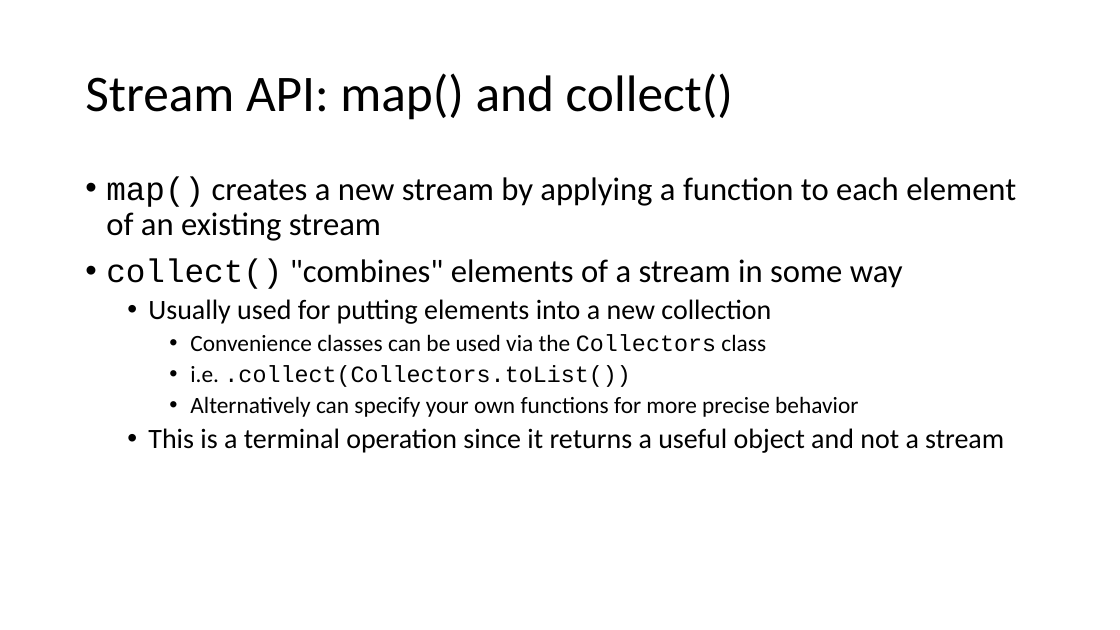
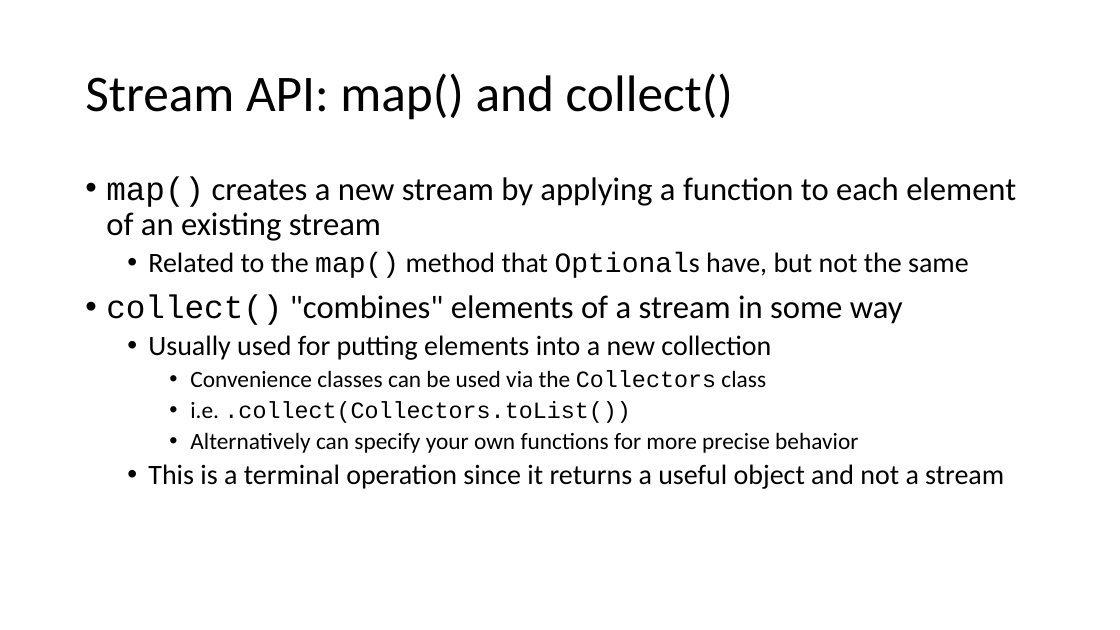
Before and after one commit to jdifebo/java8, a slide deck: slide 34 of presentation.pptx (slide 33 before the commit). Drawn at 1120x630 pixels with LibreOffice and Linux fonts; fonts in the diff are those of the drawing. Boxes give left, top, right and bottom in pixels: in the first picture for what was removed or moved away, otherwise in the second. Text is boxed around its words. In the diff, an @@ line names an element or a change of style, - is before the commit and + after.

```diff
--- a/presentation.pptx
+++ b/presentation.pptx
@@ text at <box>148,252,969,278</box>: paragraph added @@
+  • Related to the map() method that Optionals have, but not the same
```
Also in this commit, not shown: 15 other slides changed, 1 slide added, 3 other files.
